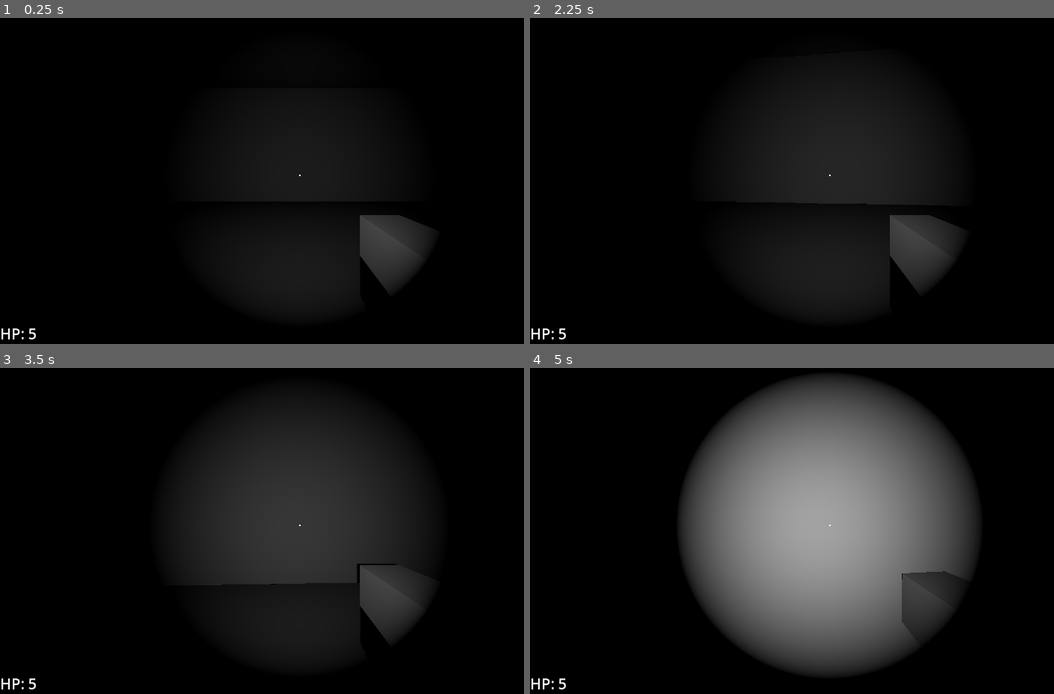
Above: before the commit, frames 1-4 (two rows, left to right).
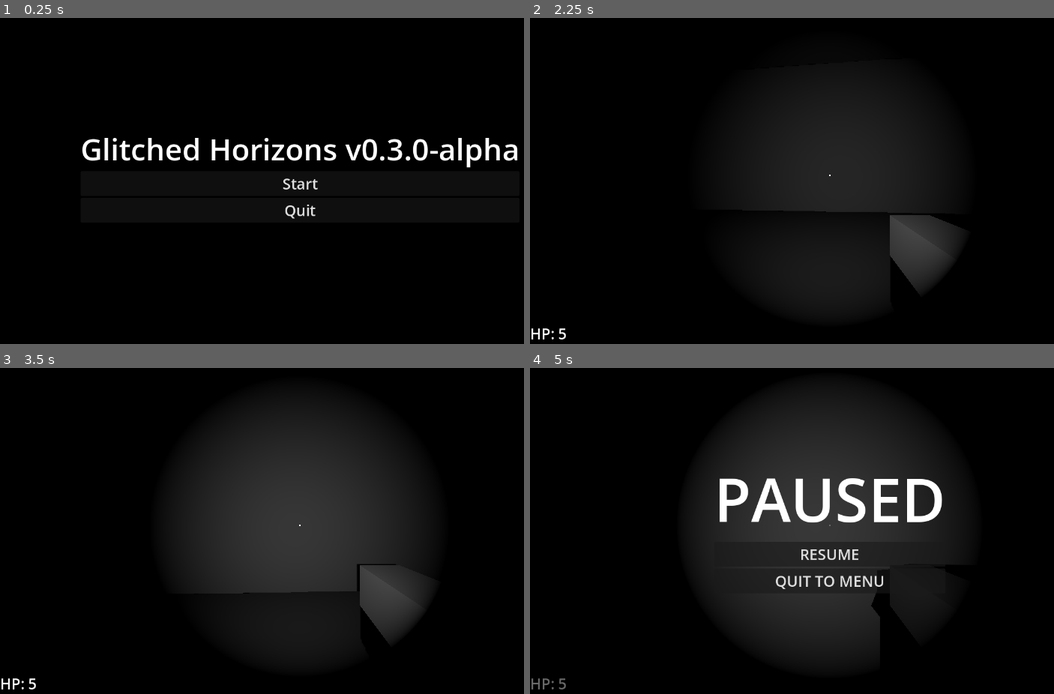
Above: after the commit, the same moments.

Repository: EnderiousGaming/R0-0TRoguelike
Game: Godot game, scene res://scenes/main_menu.tscn
Two runs of this game, one before a commit and one after it. Both use one fixed random seed, a clock stepped at 60 frames per second and the inputs below. Before the commit the project starts from res://scenes/world.tscn.
Inputs (mouse positions are in pixels of both pictures, inside the frame that each line leads up to):
- Up to frame 1 (0.25 s): no input
- Up to frame 2 (2.25 s): click (828, 184) at 0.5 s, where only the run after the commit has a clickable "Start"; tap Enter (ui_accept) at 1.25, 1.52, 2 s; move the mouse to (865, 174) at 1.27 s; hold Up (ui_up) from 1.28 s (still down); click (865, 174) at 1.35 s; move the mouse to (802, 177) at 2.02 s; click (802, 177) at 2.1 s
- Up to frame 3 (3.5 s): keep holding Up (ui_up); tap Enter (ui_accept) at 2.27 s; move the mouse to (314, 517) at 2.77 s; click (314, 517) at 2.85 s
- Up to frame 4 (5 s): keep holding Up (ui_up); move the mouse to (823, 531) at 3.52 s; click (823, 531) at 3.6 s; tap Enter (ui_accept) at 3.77, 4.52 s; move the mouse to (875, 531) at 4.27 s; click (875, 531) at 4.35 s; tap Escape (ui_cancel) at 4.9 s

The runs differ from the first frame. In frame 1, 7.4% of the frame differs, in the area x 0-99%, y 35-99%; in frame 2, 0.1%; in frame 3, 0.2%; in frame 4, 39%, in the area x 0-85%, y 3-99%.

Commit message:
Added main menu and pause menu

Diff:
--- a/project.godot
+++ b/project.godot
@@ -11,7 +11,7 @@
 [application]
 
 config/name="R0-0T_Roguelike"
-run/main_scene="uid://dbhrcwgu5wykn"
+run/main_scene="uid://dbd58g2wdp54u"
 config/features=PackedStringArray("4.6", "Forward Plus")
 boot_splash/show_image=false
 config/icon="res://icon.svg"
--- /dev/null
+++ b/scenes/main_menu.gd
@@ -0,0 +1,11 @@
+extends Control
+
+
+# Called when the node enters the scene tree for the first time.
+func _ready() -> void:
+	pass # Replace with function body.
+
+
+# Called every frame. 'delta' is the elapsed time since the previous frame.
+func _process(delta: float) -> void:
+	pass
--- /dev/null
+++ b/scenes/main_menu.tscn
@@ -0,0 +1,63 @@
+[gd_scene format=3 uid="uid://dbd58g2wdp54u"]
+
+[sub_resource type="GDScript" id="GDScript_vue75"]
+script/source = "extends Control
+
+func _on_start_button_pressed():
+	# Teleport the player into the digital void
+	get_tree().change_scene_to_file(\"res://scenes/world.tscn\")
+
+func _on_quit_button_pressed():
+	# Close the application
+	get_tree().quit()
+"
+
+[node name="MainMenu" type="Control" unique_id=1004380336]
+layout_mode = 3
+anchors_preset = 15
+anchor_right = 1.0
+anchor_bottom = 1.0
+grow_horizontal = 2
+grow_vertical = 2
+script = SubResource("GDScript_vue75")
+
+[node name="ColorRect" type="ColorRect" parent="." unique_id=421168342]
+layout_mode = 1
+anchors_preset = 15
+anchor_right = 1.0
+anchor_bottom = 1.0
+grow_horizontal = 2
+grow_vertical = 2
+color = Color(0, 0, 0, 1)
+
+[node name="VBoxContainer" type="VBoxContainer" parent="." unique_id=535813686]
+layout_mode = 1
+anchors_preset = 8
+anchor_left = 0.5
+anchor_top = 0.5
+anchor_right = 0.5
+anchor_bottom = 0.5
+offset_left = -20.0
+offset_top = -20.0
+offset_right = 20.0
+offset_bottom = 20.0
+grow_horizontal = 2
+grow_vertical = 2
+
+[node name="Label" type="Label" parent="VBoxContainer" unique_id=1014888646]
+layout_mode = 2
+theme_override_font_sizes/font_size = 64
+text = "Glitched Horizons v0.3.0-alpha"
+
+[node name="StartButton" type="Button" parent="VBoxContainer" unique_id=1886776590]
+layout_mode = 2
+theme_override_font_sizes/font_size = 32
+text = "Start"
+
+[node name="QuitButton" type="Button" parent="VBoxContainer" unique_id=826833246]
+layout_mode = 2
+theme_override_font_sizes/font_size = 32
+text = "Quit"
+
+[connection signal="pressed" from="VBoxContainer/StartButton" to="." method="_on_start_button_pressed"]
+[connection signal="pressed" from="VBoxContainer/QuitButton" to="." method="_on_quit_button_pressed"]
--- a/scenes/player.gd
+++ b/scenes/player.gd
@@ -6,6 +6,11 @@
 var max_health = 5
 var current_health = max_health
 var gravity = ProjectSettings.get_setting("physics/3d/default_gravity")
+
+# --- UI REFERENCES ---
+@onready var pause_menu = $HUD/PauseMenu
+@onready var resume_button = $HUD/PauseMenu/VBoxContainer/ResumeButton
+@onready var quit_button = $HUD/PauseMenu/VBoxContainer/QuitButton
 
 # --- CAMERA VARIABLES ---
 @export var mouse_sensitivity := 0.002
@@ -21,6 +26,11 @@
 # --- INITIALIZATION ---
 func _ready():
 	Input.set_mouse_mode(Input.MOUSE_MODE_CAPTURED)
+	laser_pivot.visible = false
+
+	# Connect the pause menu buttons via code
+	resume_button.pressed.connect(toggle_pause)
+	quit_button.pressed.connect(quit_to_menu)
 
 # --- INPUT HANDLING ---
 func _unhandled_input(event):
@@ -36,9 +46,9 @@
 			head.rotate_x(-event.relative.y * mouse_sensitivity)
 			head.rotation.x = clamp(head.rotation.x, deg_to_rad(-89), deg_to_rad(89))
 
-	# 3. ESCAPE HATCH: Press ESC to free the mouse so you can close the window
+	# 3. ESCAPE HATCH: Toggle the pause state
 	if event.is_action_pressed("ui_cancel"):
-		Input.set_mouse_mode(Input.MOUSE_MODE_VISIBLE)
+		toggle_pause()
 
 # --- PHYSICS PROCESSING ---
 func _physics_process(delta):
@@ -109,3 +119,22 @@
 	print("CRITICAL FAILURE: R0-0T Offline.")
 	# This instantly resets the current level back to the beginning!
 	get_tree().reload_current_scene()
+
+func toggle_pause():
+	# Flip the pause state
+	var new_pause_state = not get_tree().paused
+	get_tree().paused = new_pause_state
+
+	# Show/Hide the menu
+	pause_menu.visible = new_pause_state
+
+	# Manage the mouse cursor
+	if new_pause_state:
+		Input.set_mouse_mode(Input.MOUSE_MODE_VISIBLE)
+	else:
+		Input.set_mouse_mode(Input.MOUSE_MODE_CAPTURED)
+
+func quit_to_menu():
+	# ALWAYS unpause before changing scenes, or the main menu will be frozen!
+	get_tree().paused = false
+	get_tree().change_scene_to_file("res://scenes/main_menu.tscn")
--- a/scenes/player.tscn
+++ b/scenes/player.tscn
@@ -82,3 +82,55 @@
 grow_vertical = 0
 text = "HP: 5"
 label_settings = SubResource("LabelSettings_3vyb7")
+
+[node name="PauseMenu" type="Control" parent="HUD" unique_id=845286292]
+process_mode = 3
+visible = false
+layout_mode = 3
+anchors_preset = 15
+anchor_right = 1.0
+anchor_bottom = 1.0
+grow_horizontal = 2
+grow_vertical = 2
+
+[node name="ColorRect" type="ColorRect" parent="HUD/PauseMenu" unique_id=739471156]
+layout_mode = 1
+anchors_preset = 15
+anchor_right = 1.0
+anchor_bottom = 1.0
+grow_horizontal = 2
+grow_vertical = 2
+color = Color(0, 0, 0, 0.5882353)
+
+[node name="VBoxContainer" type="VBoxContainer" parent="HUD/PauseMenu" unique_id=1319353274]
+layout_mode = 1
+anchors_preset = 8
+anchor_left = 0.5
+anchor_top = 0.5
+anchor_right = 0.5
+anchor_bottom = 0.5
+offset_left = -20.0
+offset_top = -20.0
+offset_right = 20.0
+offset_bottom = 20.0
+grow_horizontal = 2
+grow_vertical = 2
+
+[node name="Label" type="Label" parent="HUD/PauseMenu/VBoxContainer" unique_id=1233857150]
+layout_mode = 2
+theme_override_font_sizes/font_size = 128
+text = "PAUSED"
+horizontal_alignment = 1
+
+[node name="ResumeButton" type="Button" parent="HUD/PauseMenu/VBoxContainer" unique_id=514750130]
+layout_mode = 2
+theme_override_font_sizes/font_size = 32
+text = "RESUME"
+
+[node name="QuitButton" type="Button" parent="HUD/PauseMenu/VBoxContainer" unique_id=236232046]
+layout_mode = 2
+theme_override_font_sizes/font_size = 32
+text = "QUIT TO MENU"
+
+[connection signal="pressed" from="HUD/PauseMenu/VBoxContainer/ResumeButton" to="." method="_on_resume_button_pressed"]
+[connection signal="pressed" from="HUD/PauseMenu/VBoxContainer/QuitButton" to="." method="_on_quit_button_pressed"]
Not shown, changed: export_presets.cfg
Not shown, added: scenes/main_menu.gd.uid
